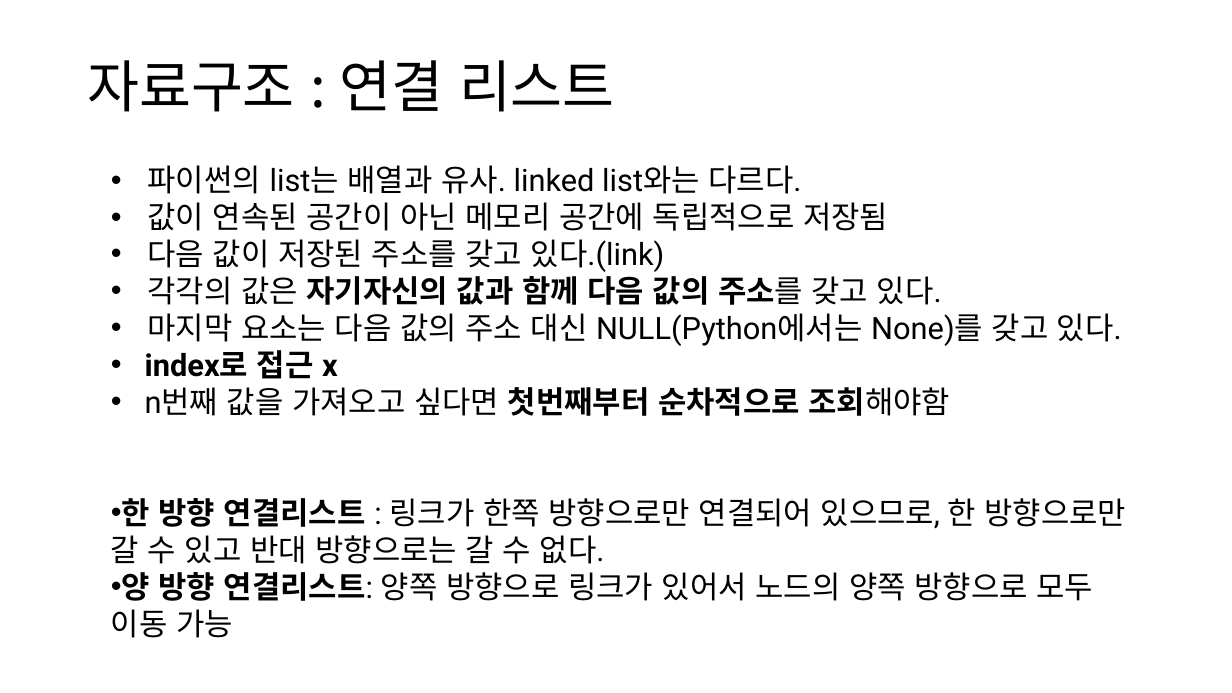
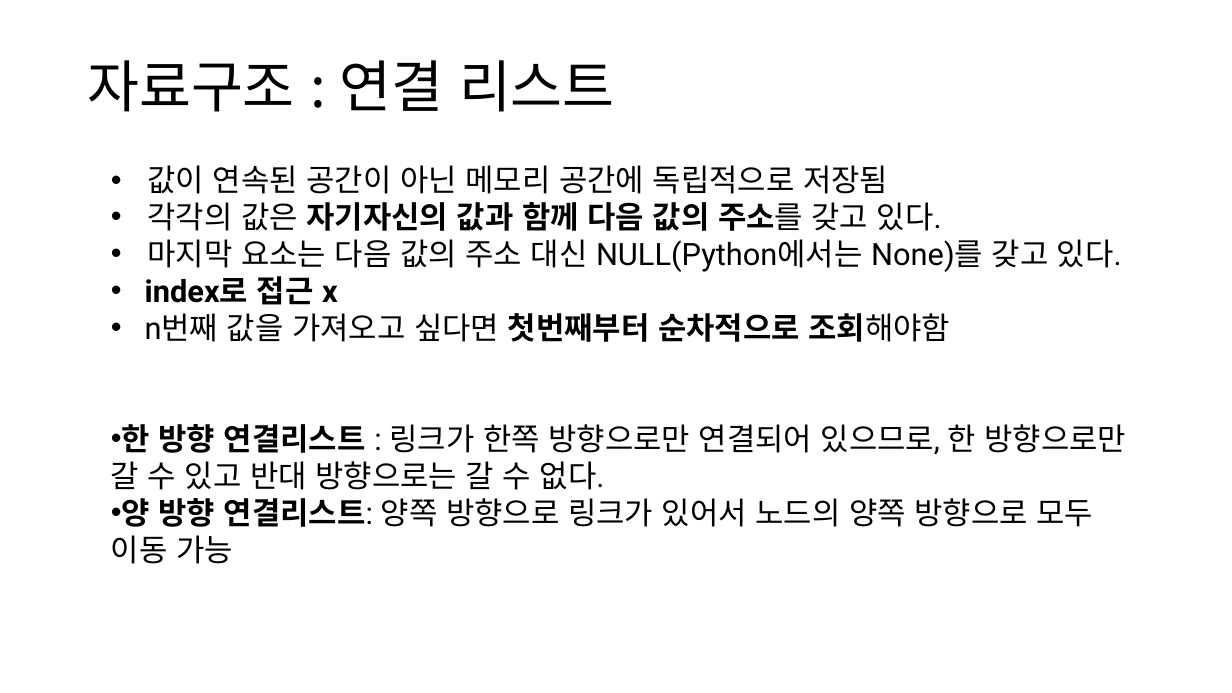
Before and after one commit to cs-study-org/cs-study, a slide deck: slide 12 of 05/beom/python_data&memory.pptx. Drawn at 1232x693 pixels with LibreOffice and Linux fonts; fonts in the diff are those of the drawing. Boxes give left, top, right and bottom in pixels: in the first picture for what was removed or moved away, otherwise in the second. Text is boxed around its words. In the diff, an @@ line names an element or a change of style, - is before the commit and + after.

```diff
--- a/05/beom/python_data&memory.pptx
+++ b/05/beom/python_data&memory.pptx
@@ text at box(148, 165, 801, 194): paragraph removed @@
-• 파이썬의 list는 배열과 유사. linked list와는 다르다.
@@ text at box(148, 239, 664, 272): paragraph removed @@
-• 다음 값이 저장된 주소를 갖고 있다.(link)
```
Also in this commit, not shown: 6 other slides changed, 2 other files.
